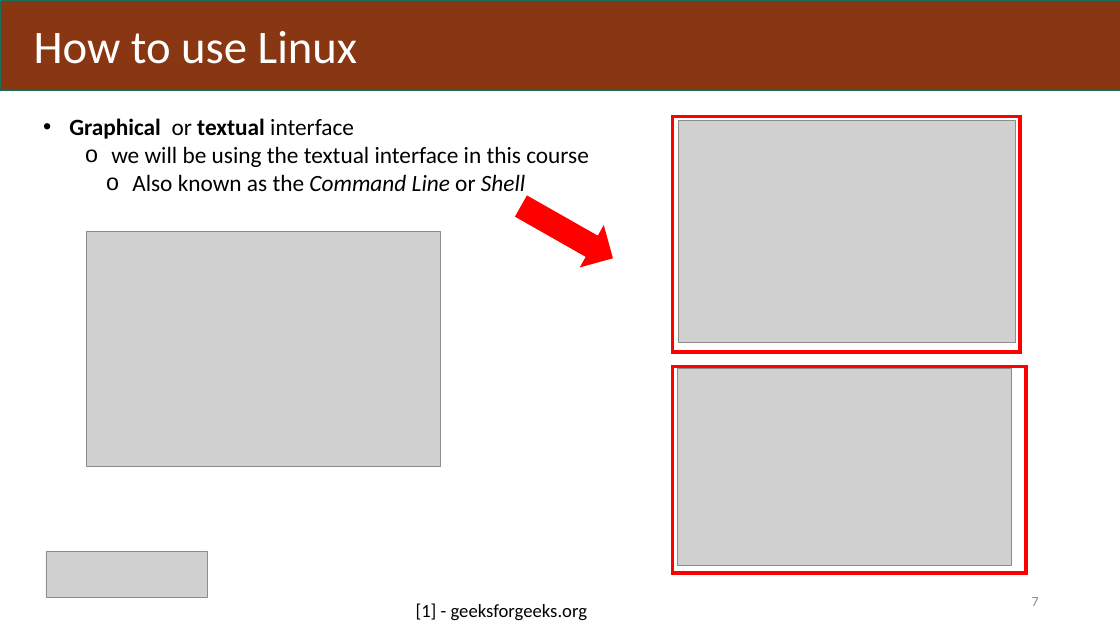
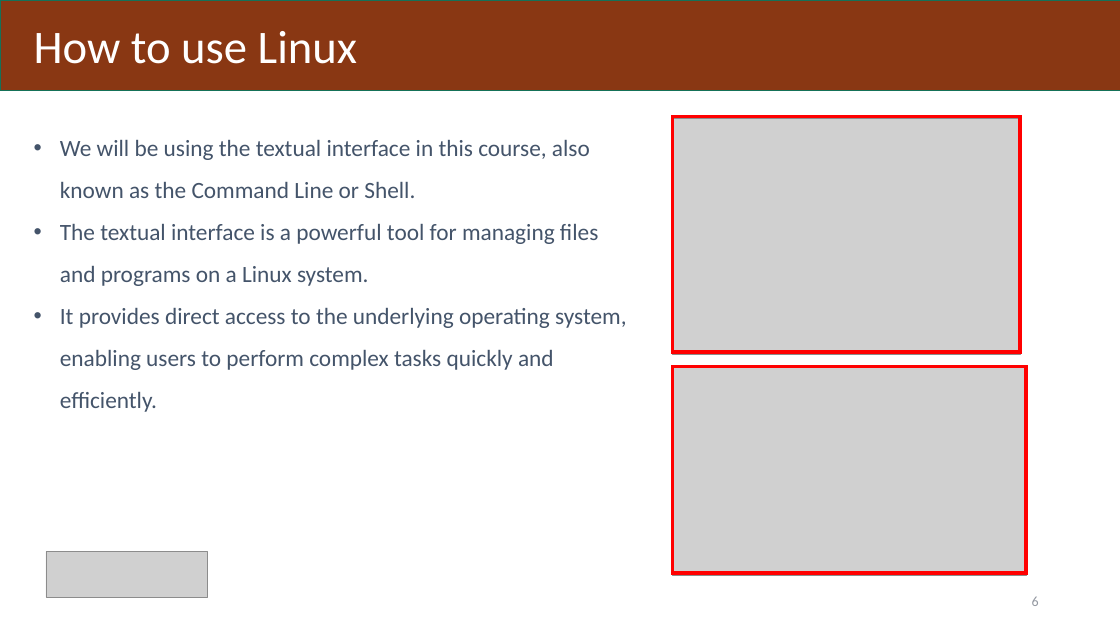
Before and after one commit to BangorUniversity/Research-Computing-Community, a slide deck: slide 6 of workshops/beginner_linux.pptx (slide 7 before the commit). Drawn at 1120x630 pixels with LibreOffice and Linux fonts; fonts in the diff are those of the drawing; grey boxes stand for pictures. Boxes give left, top, right and bottom in pixels: in the first picture for what was removed or moved away, otherwise in the second. Text is boxed around its words. In the diff, an @@ line names an element or a change of style, - is before the commit and + after.

```diff
--- a/workshops/beginner_linux.pptx
+++ b/workshops/beginner_linux.pptx
@@ picture resized from (x1=86, y1=231, x2=440, y2=467) to (x1=672, y1=119, x2=1020, y2=354) @@
@@ text at (x1=60, y1=140, x2=626, y2=412): text changed; text colour #000000 to #44546A @@
-• Graphical or textual interface
-    o we will be using the textual interface in this course
-      o Also known as the Command Line or Shell
+• We will be using the textual interface in this course, also known as the Command Line or Shell.
+• The textual interface is a powerful tool for managing files and programs on a Linux system.
+• It provides direct access to the underlying operating system, enabling users to perform complex tasks quickly and efficiently.
@@ picture removed at (x1=678, y1=121, x2=1015, y2=342) @@
@@ down arrow removed at (x1=509, y1=185, x2=625, y2=280) @@
@@ picture resized from (x1=677, y1=368, x2=1010, y2=565) to (x1=672, y1=366, x2=1026, y2=575) @@
@@ page number at (x1=1032, y1=596, x2=1039, y2=606): text changed; text colour #8C8C8C to #9499A1 @@
-7
+6
@@ text removed at (x1=416, y1=603, x2=588, y2=621) @@
-[1] - geeksforgeeks.org
```
Also in this commit, not shown: 83 other slides changed, 1 slide removed.
